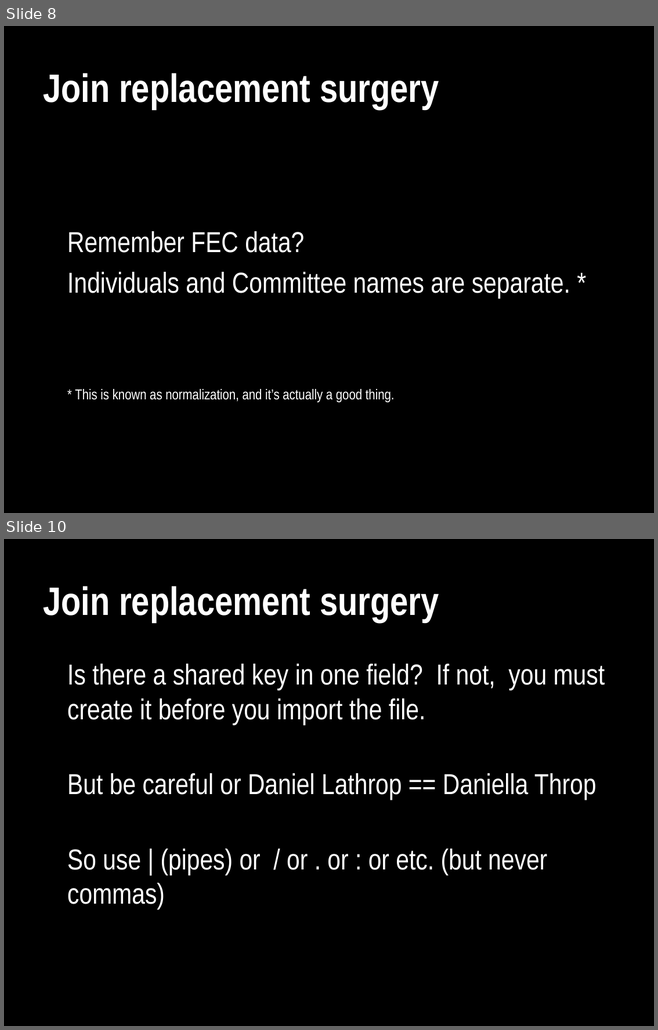
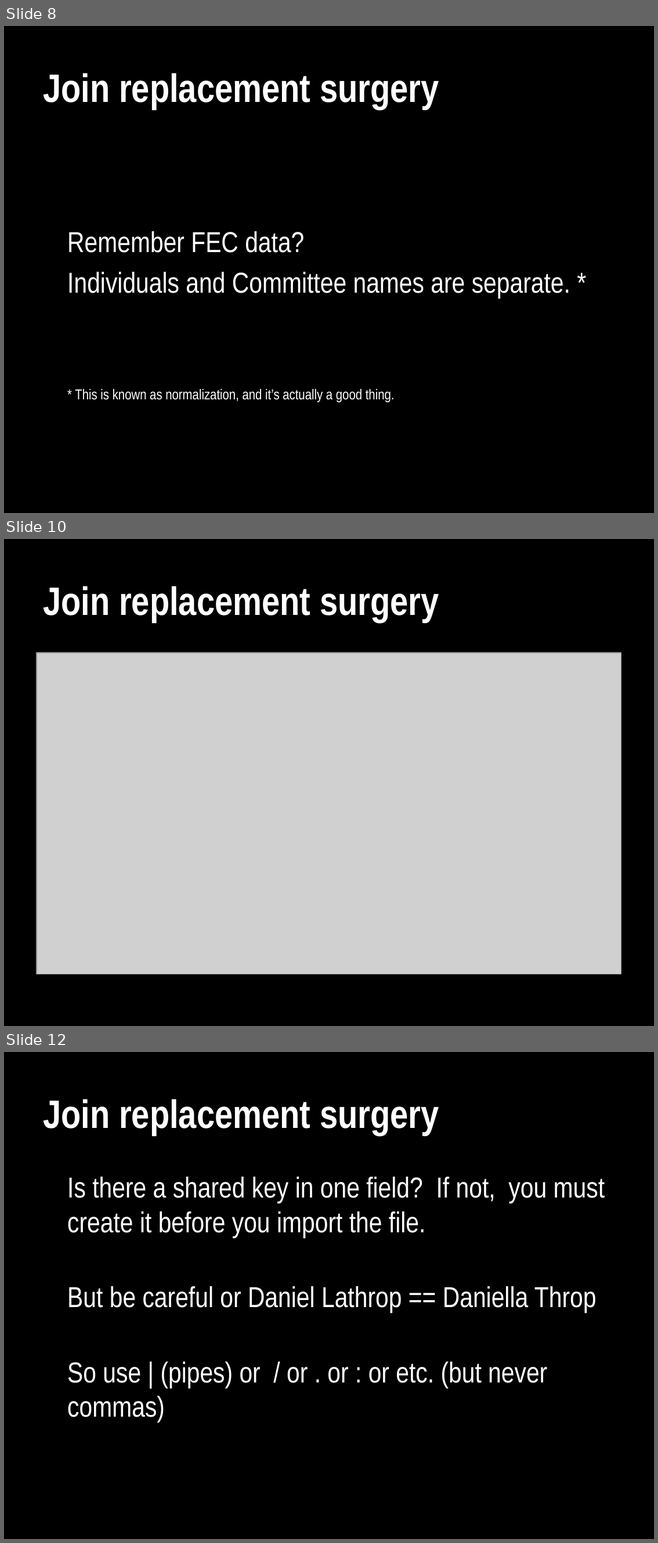
Before and after one commit to lathropd/nicar13, a slide deck: fusion_tables_beyond_maps.pptx. Shown one above the other, each under a label of ours: slides 8 and 10 before the commit, slides 8, 10 and 12 after it; the slides between them are not shown. The pictures are 658x1030 and 658x1543 pixels, drawn with LibreOffice and Linux fonts; fonts in the diff are those of the drawing; grey boxes stand for pictures. Boxes give left, top, right and bottom in pixels: in the first picture for what was removed or moved away, otherwise in the second. Text is boxed around its words. In the diff, an @@ line names an element or a change of style, - is before the commit and + after.

```diff
--- a/fusion_tables_beyond_maps.pptx
+++ b/fusion_tables_beyond_maps.pptx
@@ slide 10 added at (x1=4, y1=539, x2=654, y2=1026), background #000000 @@
@@ title added at (x1=43, y1=586, x2=439, y2=622), 44 pt, text #FFFFFF, bold @@
+Join replacement surgery
@@ picture added at (x1=36, y1=653, x2=621, y2=974) @@
@@ what was slide 10 is now slide 12 @@
```
Also in this commit, not shown: 1 other slide added.
